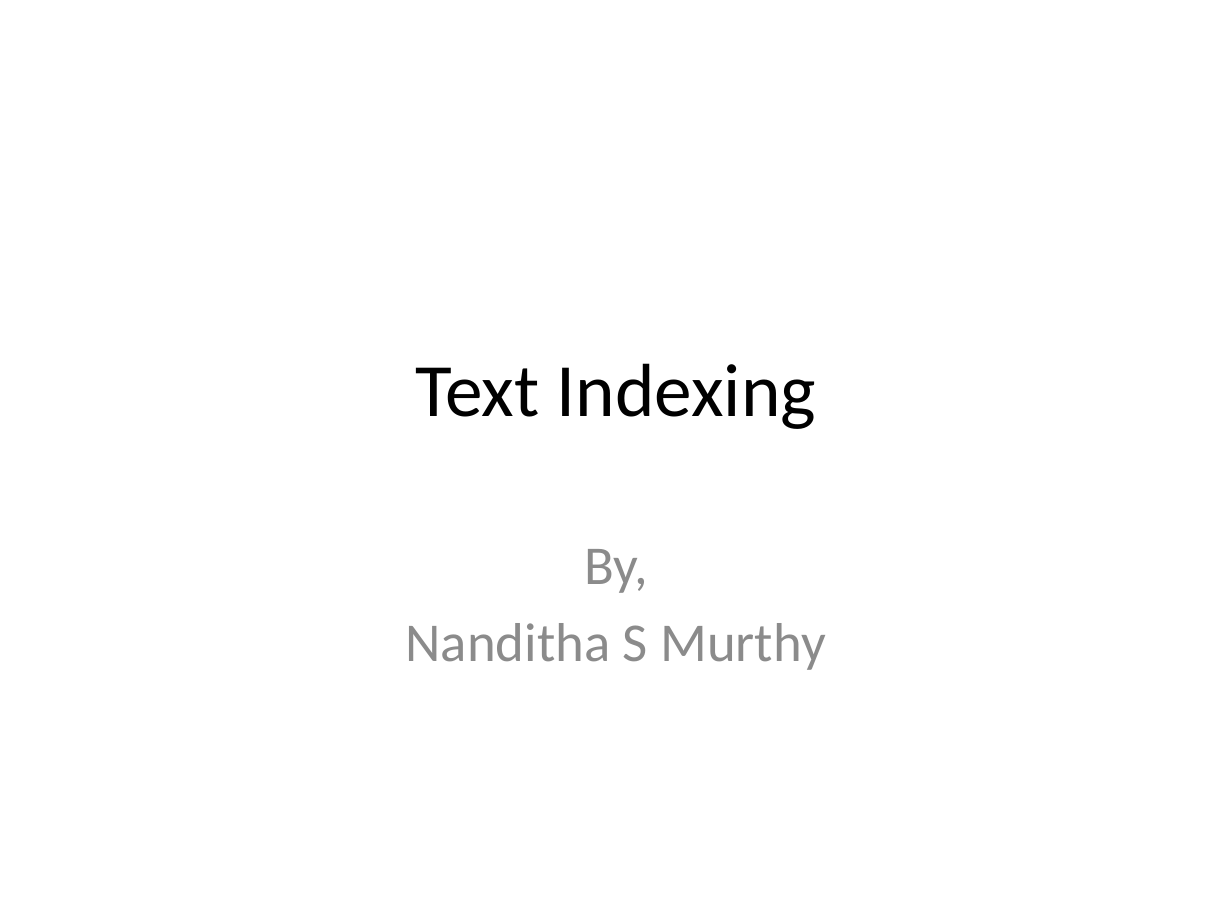
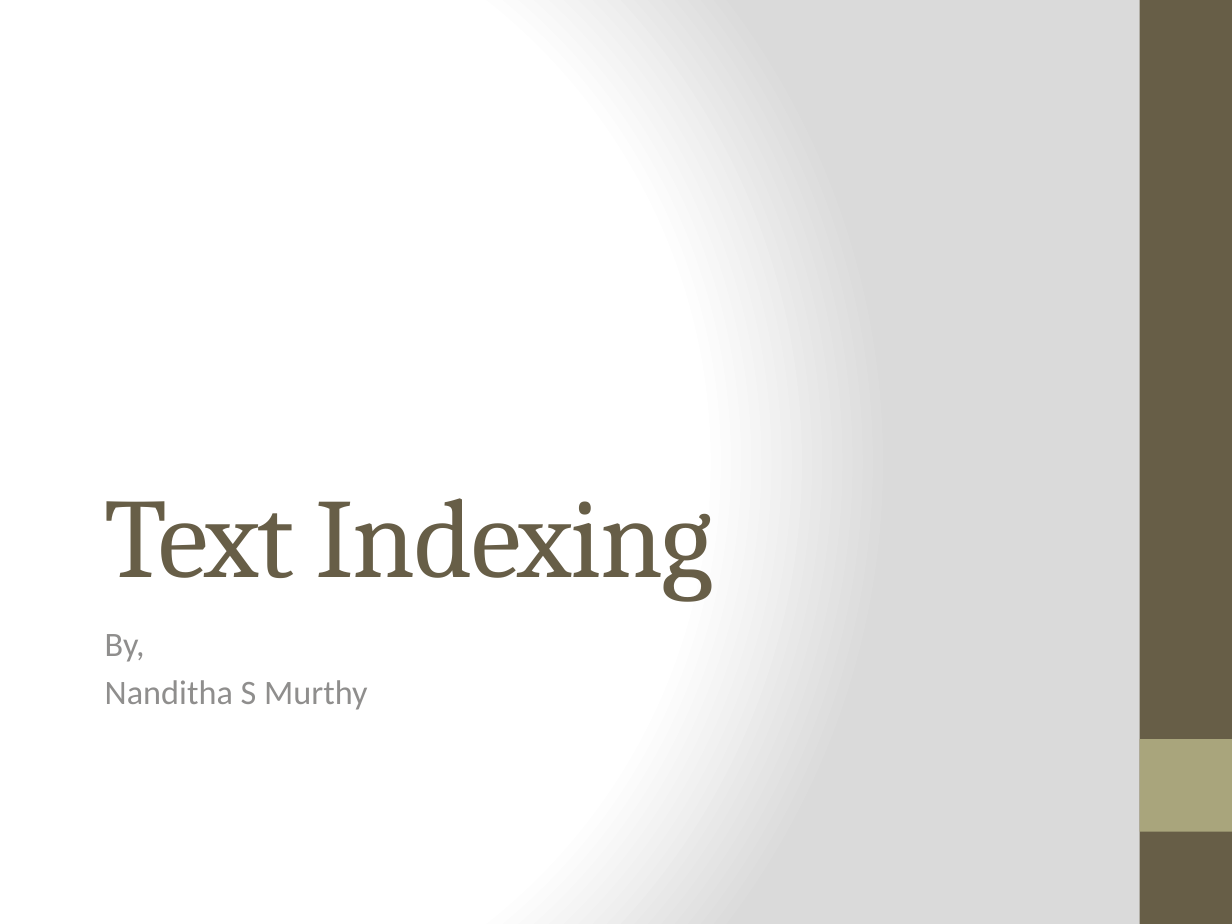
Before and after one commit to prashanthhn25/-emertxe, a slide deck: slide 1 of DataStructure/Project/Doc/Text Indexing.pptx. Drawn at 1232x924 pixels with LibreOffice and Linux fonts; fonts in the diff are those of the drawing. Boxes give left, top, right and bottom in pixels: in the first picture for what was removed or moved away, otherwise in the second. Text is boxed around its words. In the diff, an @@ line names an element or a change of style, - is before the commit and + after.

```diff
--- a/DataStructure/Project/Doc/Text Indexing.pptx
+++ b/DataStructure/Project/Doc/Text Indexing.pptx
@@ background #FFFFFF to gradient #FFFFFF to #DADADA @@
@@ rectangle added at [1140, 0, 1232, 924], fill #675E47 @@
@@ title "Text Indexing": place and size @@
-title "Text Indexing" at [415, 363, 816, 429]
+title "Text Indexing" at [105, 498, 714, 602]
@@ title "Text Indexing" at [105, 498, 714, 602]: size 44 to 66 pt, font Calibri to Cambria, text colour #000000 to #675E47, letter spacing 0 to -1 pt; alignment centre to left; vertical alignment middle to bottom @@
@@ subtitle "By,": place and size @@
-subtitle "By," at [405, 549, 826, 670]
+subtitle "By," at [105, 634, 368, 710]
@@ subtitle "By," at [105, 634, 368, 710]: size 32 to 20 pt, text colour #8C8C8C to #8F8F8D; alignment centre to left; less space between paragraphs @@
@@ rectangle added at [1140, 739, 1232, 832], fill #A9A57C @@
```
Also in this commit, not shown: 8 other slides changed, 2 slides added, 12 slides removed, 33 other files.
